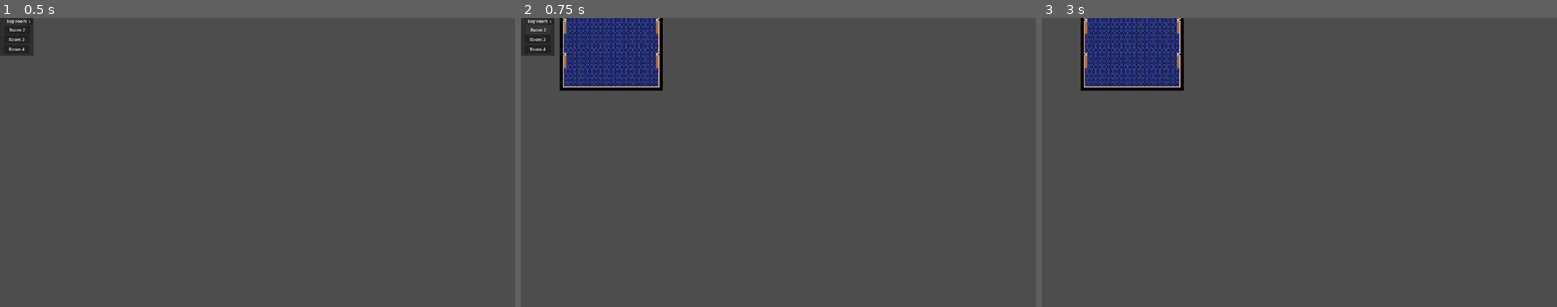
Above: before the commit, frames 1-3 (left to right).
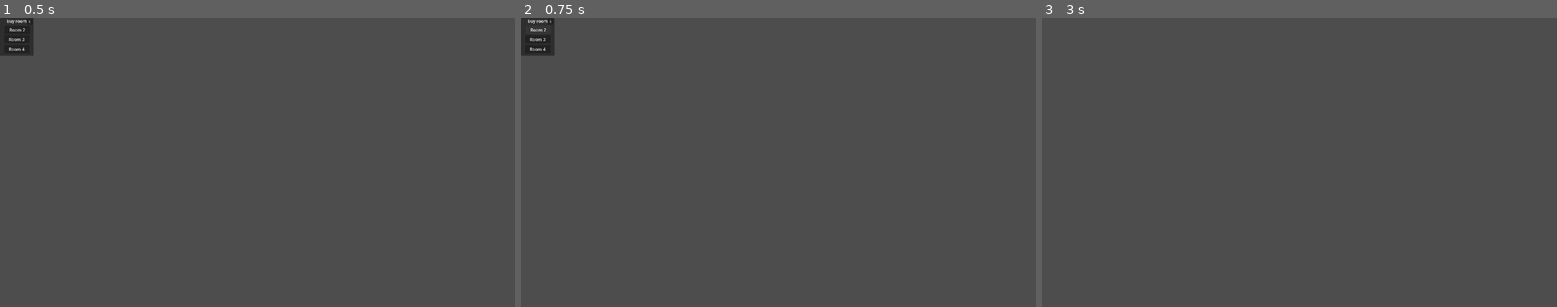
Above: after the commit, the same moments.

Repository: mittNamnStartarInteMedEtt-E/gamejam-simulator
Game: Godot game, scene res://ui/room_picker.tscn
Two runs of this game, one before a commit and one after it. Both use one fixed random seed, a clock stepped at 60 frames per second and the inputs below. This scene is started directly instead of the project's main scene.
Inputs:
- Up to frame 1 (0.5 s): no input
- Up to frame 2 (0.75 s): click "Room 2" at 0.5 s
- Up to frame 3 (3 s): click "Room 3" at 1.25 s; click "Room 4" at 2 s; click "X" at 2.75 s

Frame 1 is identical in both runs. In frame 2, 5.0% of the frame differs, in the area x 7-28%, y 0-26%; in frame 3, 5.0%.
Error before the commit: Invalid operands 'Nil' and 'Vector2' in operator '+'. (res://ui/room_picker.gd:36)
Error after the commit: Attempt to call function 'add_child' in base 'null instance' on a null instance. (res://ui/room_picker.gd:18)

Commit message:
room placement preview and room folders fix

Diff:
--- a/main_game.tscn
+++ b/main_game.tscn
@@ -77,3 +77,5 @@
 [node name="Trashcan" parent="Templates" unique_id=653494559 groups=["structure_templates"] instance=ExtResource("15_lght5")]
 visible = false
 position = Vector2(-999, -99999)
+
+[node name="RoomPreviews" type="Node2D" parent="." unique_id=176163025]
--- a/ui/room_picker.gd
+++ b/ui/room_picker.gd
@@ -1,4 +1,7 @@
 extends Control
+
+@onready var room_previews_node = get_node("/root/MainGame/RoomPreviews")
+@onready var rooms_node = get_node("/root/MainGame/Rooms")
 
 signal room_bought
 
@@ -11,20 +14,24 @@
 func _on_button_hover(button_name: String) -> void:
 	match button_name:
 		"Room2Button":
-			print("show transparent room 2")
+			var instance = Globals.room2_scene.instantiate()
+			room_previews_node.add_child(instance)
+			instance.position = Globals.room_location_to_build + Vector2(96, -272)
+			instance.modulate = Color(0.5, 1, 0.5, 0.5)
 		"Room3Button":
-			print("show transparent room 3")
+			var instance = Globals.room3_scene.instantiate()
+			room_previews_node.add_child(instance)
+			instance.position = Globals.room_location_to_build + Vector2(96, -272)
+			instance.modulate = Color(0.5, 1, 0.5, 0.5)
 		"Room4Button":
-			print("show transparent room 4")
+			var instance = Globals.room4_scene.instantiate()
+			room_previews_node.add_child(instance)
+			instance.position = Globals.room_location_to_build + Vector2(96, -272)
+			instance.modulate = Color(0.5, 1, 0.5, 0.5)
 
 func _on_button_exit(button_name: String) -> void:
-	match button_name:
-		"Room2Button":
-			print("hide transparent room 2")
-		"Room3Button":
-			print("hide transparent room 3")
-		"Room4Button":
-			print("hide transparent room 4")
+	if button_name == "Room2Button" or button_name == "Room3Button" or button_name == "Room4Button":
+		room_previews_node.get_child(-1).queue_free()
 
 func _on_button_pressed(button_name: String) -> void:
 	match button_name:
@@ -32,21 +39,21 @@
 			get_parent().queue_free()
 		"Room2Button":
 			var instance = Globals.room2_scene.instantiate()
-			get_tree().root.add_child(instance)
+			rooms_node.add_child(instance)
 			instance.position = Globals.room_location_to_build + Vector2(96, -272)
 
 			room_bought.emit()
 			get_parent().queue_free()
 		"Room3Button":
 			var instance = Globals.room3_scene.instantiate()
-			get_tree().root.add_child(instance)
+			rooms_node.add_child(instance)
 			instance.position = Globals.room_location_to_build + Vector2(96, -272)
 
 			room_bought.emit()
 			get_parent().queue_free()
 		"Room4Button":
 			var instance = Globals.room4_scene.instantiate()
-			get_tree().root.add_child(instance)
+			rooms_node.add_child(instance)
 			instance.position = Globals.room_location_to_build + Vector2(96, -272)
 
 			room_bought.emit()
--- a/ui/room_picker_2.gd
+++ b/ui/room_picker_2.gd
@@ -1,4 +1,7 @@
 extends Control
+
+@onready var room_previews_node = get_node("/root/MainGame/RoomPreviews")
+@onready var rooms_node = get_node("/root/MainGame/Rooms")
 
 signal room_bought
 
@@ -11,20 +14,24 @@
 func _on_button_hover(button_name: String) -> void:
 	match button_name:
 		"Room2Button":
-			print("show transparent room 2")
+			var instance = Globals.room2_scene.instantiate()
+			room_previews_node.add_child(instance)
+			instance.position = Globals.room_location_to_build_2 + Vector2(96, -272)
+			instance.modulate = Color(0.5, 1, 0.5, 0.5)
 		"Room3Button":
-			print("show transparent room 3")
+			var instance = Globals.room3_scene.instantiate()
+			room_previews_node.add_child(instance)
+			instance.position = Globals.room_location_to_build_2 + Vector2(96, -272)
+			instance.modulate = Color(0.5, 1, 0.5, 0.5)
 		"Room4Button":
-			print("show transparent room 4")
+			var instance = Globals.room4_scene.instantiate()
+			room_previews_node.add_child(instance)
+			instance.position = Globals.room_location_to_build_2 + Vector2(96, -272)
+			instance.modulate = Color(0.5, 1, 0.5, 0.5)
 
 func _on_button_exit(button_name: String) -> void:
-	match button_name:
-		"Room2Button":
-			print("hide transparent room 2")
-		"Room3Button":
-			print("hide transparent room 3")
-		"Room4Button":
-			print("hide transparent room 4")
+	if button_name == "Room2Button" or button_name == "Room3Button" or button_name == "Room4Button":
+		room_previews_node.get_child(-1).queue_free()
 
 func _on_button_pressed(button_name: String) -> void:
 	match button_name:
@@ -32,21 +39,21 @@
 			get_parent().queue_free()
 		"Room2Button":
 			var instance = Globals.room2_scene.instantiate()
-			get_tree().root.add_child(instance)
+			rooms_node.add_child(instance)
 			instance.position = Globals.room_location_to_build_2 + Vector2(96, -272)
 
 			room_bought.emit()
 			get_parent().queue_free()
 		"Room3Button":
 			var instance = Globals.room3_scene.instantiate()
-			get_tree().root.add_child(instance)
+			rooms_node.add_child(instance)
 			instance.position = Globals.room_location_to_build_2 + Vector2(96, -272)
 
 			room_bought.emit()
 			get_parent().queue_free()
 		"Room4Button":
 			var instance = Globals.room4_scene.instantiate()
-			get_tree().root.add_child(instance)
+			rooms_node.add_child(instance)
 			instance.position = Globals.room_location_to_build_2 + Vector2(96, -272)
 
 			room_bought.emit()
--- a/ui/room_picker_3.gd
+++ b/ui/room_picker_3.gd
@@ -1,4 +1,7 @@
 extends Control
+
+@onready var room_previews_node = get_node("/root/MainGame/RoomPreviews")
+@onready var rooms_node = get_node("/root/MainGame/Rooms")
 
 signal room_bought
 
@@ -11,20 +14,24 @@
 func _on_button_hover(button_name: String) -> void:
 	match button_name:
 		"Room2Button":
-			print("show transparent room 2")
+			var instance = Globals.room2_scene.instantiate()
+			room_previews_node.add_child(instance)
+			instance.position = Globals.room_location_to_build_3 + Vector2(96, -272)
+			instance.modulate = Color(0.5, 1, 0.5, 0.5)
 		"Room3Button":
-			print("show transparent room 3")
+			var instance = Globals.room3_scene.instantiate()
+			room_previews_node.add_child(instance)
+			instance.position = Globals.room_location_to_build_3 + Vector2(96, -272)
+			instance.modulate = Color(0.5, 1, 0.5, 0.5)
 		"Room4Button":
-			print("show transparent room 4")
+			var instance = Globals.room4_scene.instantiate()
+			room_previews_node.add_child(instance)
+			instance.position = Globals.room_location_to_build_3 + Vector2(96, -272)
+			instance.modulate = Color(0.5, 1, 0.5, 0.5)
 
 func _on_button_exit(button_name: String) -> void:
-	match button_name:
-		"Room2Button":
-			print("hide transparent room 2")
-		"Room3Button":
-			print("hide transparent room 3")
-		"Room4Button":
-			print("hide transparent room 4")
+	if button_name == "Room2Button" or button_name == "Room3Button" or button_name == "Room4Button":
+		room_previews_node.get_child(-1).queue_free()
 
 func _on_button_pressed(button_name: String) -> void:
 	match button_name:
@@ -32,21 +39,21 @@
 			get_parent().queue_free()
 		"Room2Button":
 			var instance = Globals.room2_scene.instantiate()
-			get_tree().root.add_child(instance)
+			rooms_node.add_child(instance)
 			instance.position = Globals.room_location_to_build_3 + Vector2(96, -272)
 
 			room_bought.emit()
 			get_parent().queue_free()
 		"Room3Button":
 			var instance = Globals.room3_scene.instantiate()
-			get_tree().root.add_child(instance)
+			rooms_node.add_child(instance)
 			instance.position = Globals.room_location_to_build_3 + Vector2(96, -272)
 
 			room_bought.emit()
 			get_parent().queue_free()
 		"Room4Button":
 			var instance = Globals.room4_scene.instantiate()
-			get_tree().root.add_child(instance)
+			rooms_node.add_child(instance)
 			instance.position = Globals.room_location_to_build_3 + Vector2(96, -272)
 
 			room_bought.emit()
--- a/ui/room_picker_4.gd
+++ b/ui/room_picker_4.gd
@@ -1,4 +1,7 @@
 extends Control
+
+@onready var room_previews_node = get_node("/root/MainGame/RoomPreviews")
+@onready var rooms_node = get_node("/root/MainGame/Rooms")
 
 signal room_bought
 
@@ -11,20 +14,24 @@
 func _on_button_hover(button_name: String) -> void:
 	match button_name:
 		"Room2Button":
-			print("show transparent room 2")
+			var instance = Globals.room2_scene.instantiate()
+			room_previews_node.add_child(instance)
+			instance.position = Globals.room_location_to_build_4 + Vector2(96, -272)
+			instance.modulate = Color(0.5, 1, 0.5, 0.5)
 		"Room3Button":
-			print("show transparent room 3")
+			var instance = Globals.room3_scene.instantiate()
+			room_previews_node.add_child(instance)
+			instance.position = Globals.room_location_to_build_4 + Vector2(96, -272)
+			instance.modulate = Color(0.5, 1, 0.5, 0.5)
 		"Room4Button":
-			print("show transparent room 4")
+			var instance = Globals.room4_scene.instantiate()
+			room_previews_node.add_child(instance)
+			instance.position = Globals.room_location_to_build_4 + Vector2(96, -272)
+			instance.modulate = Color(0.5, 1, 0.5, 0.5)
 
 func _on_button_exit(button_name: String) -> void:
-	match button_name:
-		"Room2Button":
-			print("hide transparent room 2")
-		"Room3Button":
-			print("hide transparent room 3")
-		"Room4Button":
-			print("hide transparent room 4")
+	if button_name == "Room2Button" or button_name == "Room3Button" or button_name == "Room4Button":
+		room_previews_node.get_child(-1).queue_free()
 
 func _on_button_pressed(button_name: String) -> void:
 	match button_name:
@@ -32,21 +39,21 @@
 			get_parent().queue_free()
 		"Room2Button":
 			var instance = Globals.room2_scene.instantiate()
-			get_tree().root.add_child(instance)
+			rooms_node.add_child(instance)
 			instance.position = Globals.room_location_to_build_4 + Vector2(96, -272)
 
 			room_bought.emit()
 			get_parent().queue_free()
 		"Room3Button":
 			var instance = Globals.room3_scene.instantiate()
-			get_tree().root.add_child(instance)
+			rooms_node.add_child(instance)
 			instance.position = Globals.room_location_to_build_4 + Vector2(96, -272)
 
 			room_bought.emit()
 			get_parent().queue_free()
 		"Room4Button":
 			var instance = Globals.room4_scene.instantiate()
-			get_tree().root.add_child(instance)
+			rooms_node.add_child(instance)
 			instance.position = Globals.room_location_to_build_4 + Vector2(96, -272)
 
 			room_bought.emit()
